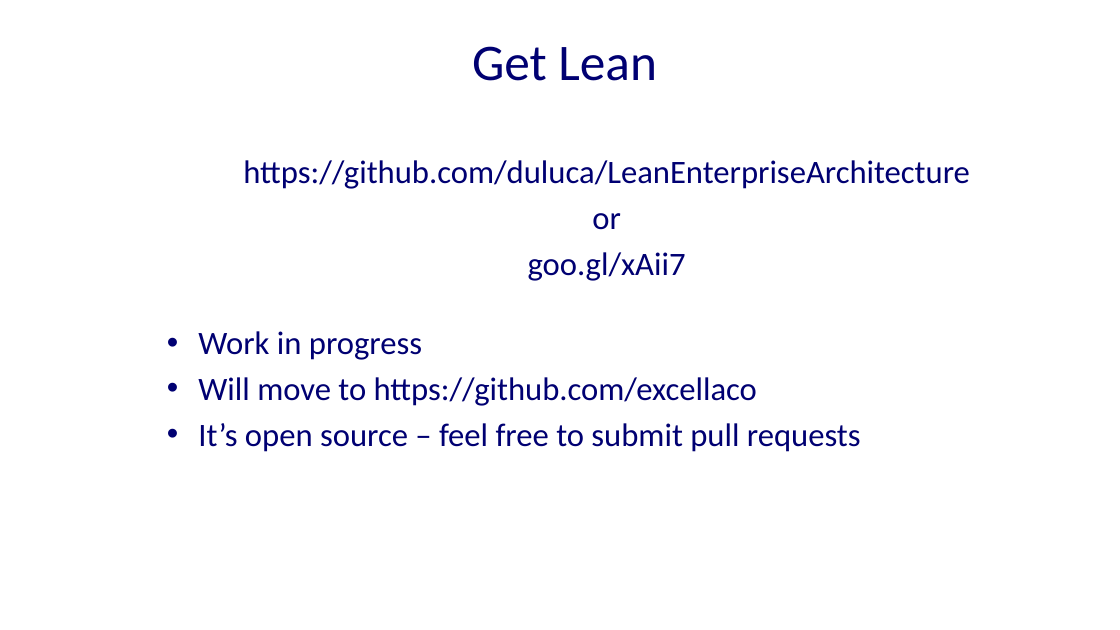
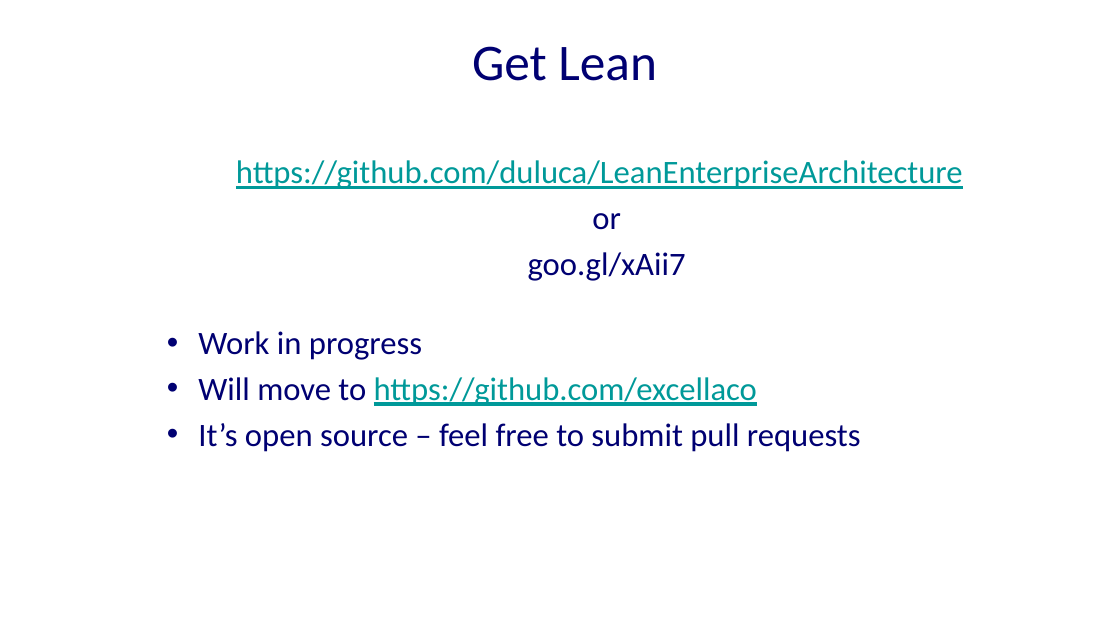
Before and after one commit to excellalabs/ExcellaLean, a slide deck: slide 26 of _presentations/Lean3-Doguhan.pptx. Drawn at 1120x630 pixels with LibreOffice and Linux fonts; fonts in the diff are those of the drawing; background and template pictures are left out. Boxes give left, top, right and bottom in pixels: in the first picture for what was removed or moved away, otherwise in the second. Text is boxed around its words. In the diff, an @@ line names an element or a change of style, - is before the commit and + after.

Commit message:
updated clickable URLs

```diff
--- a/_presentations/Lean3-Doguhan.pptx
+++ b/_presentations/Lean3-Doguhan.pptx
@@ text at (236, 160, 963, 189): text colour #000072 to #009999, underline on in "https://github.com/duluca/LeanEnterpriseArchitecture" @@
@@ text at (198, 377, 757, 406): text colour #000072 to #009999, underline on in "https://github.com/excellaco" @@
```
